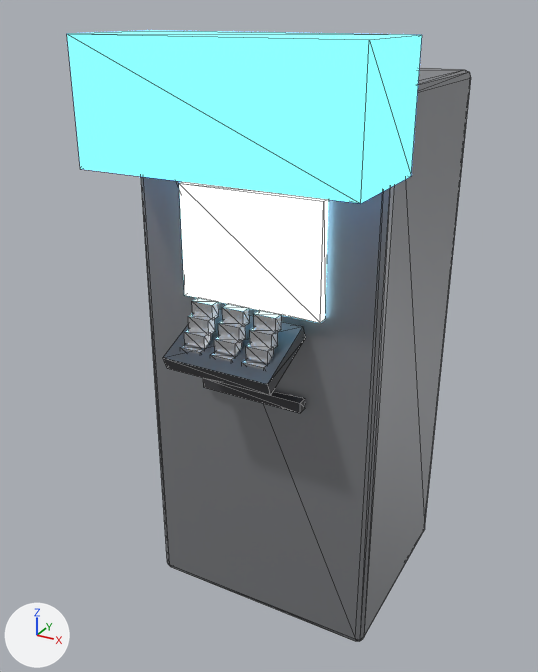
Before and after pictures for a commit that changed the glTF model dead-city/models/props/atm.glb.
Both versions are drawn from a camera (50 mm lens) standing at (0.9, -1.856, 1.701) and looking at (-0.053, -0.124, 0.835). The axes (+X, +Y, +Z) are drawn at lower left. The lights are the same throughout. The first picture is the older version. Mesh edges are drawn as thin lines. Vertices at exactly the same position are counted once.

Script lines for the objects in view, before the commit:
```python
me_cube = bpy.data.meshes.new('Cube')
me_cube.from_pydata(...)  # 184 vertices, 300 faces; spans x -0.36..0.36, y -0.5..0.3, z 0.0..1.65
# faces by material slot: [108, 12, 12, 24, 144]
me_cube.materials.append(mat_mallsteel)  # grey #a0a2a6
me_cube.materials.append(mat_atmtop)  # blue #59b3f3, glowing blue #5ebcff
me_cube.materials.append(mat_atmscreen)  # cyan #aae7ff, glowing cyan #aae7ff
me_cube.materials.append(mat_malldark)  # dark grey #3f3f42
me_cube.materials.append(mat_mallchrome)  # white #e1e2e5
ob_atm = bpy.data.objects.new('atm', me_cube)
ob_atm.location = (0.0, 0.0, 0.0)
```
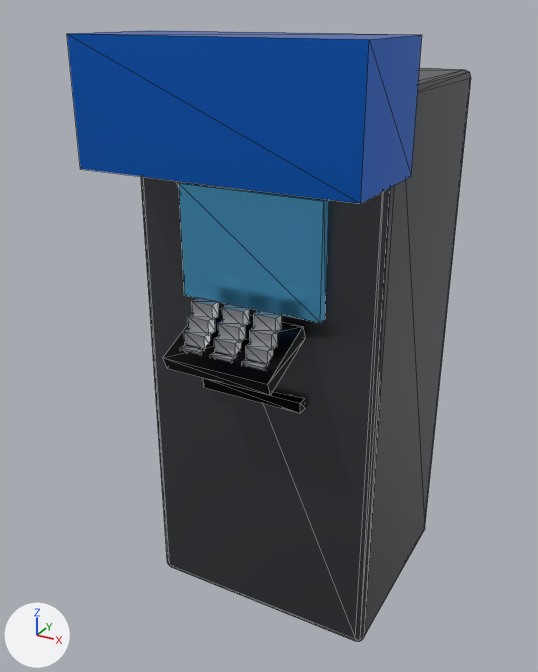
Boxes [x1, y1, x2, y2] around the edits, measured in the pictures (538 x 672 px; the box of a moved part takes in the faces that stretch with it):
'atm', reshaped, recoloured, surface changed (darker)
    both: [67, 30, 471, 642]
part 1 of me_cube, moved or reshaped (mostly hidden afterwards)
    before: [203, 378, 304, 413]
    after: [180, 346, 203, 354]
part 2 of me_cube, moved or reshaped (mostly hidden)
    before: [180, 346, 203, 354]
    after: [210, 353, 234, 362]
part 3 of me_cube, moved or reshaped (mostly hidden)
    before: [210, 353, 234, 362]
    after: [242, 360, 266, 370]
part 4 of me_cube, moved or reshaped (mostly hidden before)
    before: [242, 360, 266, 370]
    after: [184, 329, 211, 348]
part 5 of me_cube, moved or reshaped
    before: [184, 329, 211, 348]
    after: [214, 336, 242, 356]
part 6 of me_cube, moved or reshaped
    before: [214, 336, 242, 356]
    after: [246, 343, 274, 363]
part 7 of me_cube, moved or reshaped
    before: [246, 343, 274, 363]
    after: [188, 314, 215, 334]
part 8 of me_cube, moved or reshaped
    before: [188, 314, 215, 334]
    after: [218, 320, 246, 341]
part 9 of me_cube, moved or reshaped
    before: [218, 320, 246, 341]
    after: [250, 327, 278, 349]
part 10 of me_cube, moved or reshaped
    before: [250, 327, 278, 349]
    after: [192, 297, 219, 320]
part 11 of me_cube, moved or reshaped
    before: [192, 297, 219, 320]
    after: [222, 304, 250, 327]
part 12 of me_cube, moved or reshaped
    before: [222, 304, 250, 327]
    after: [254, 310, 282, 333]
part 13 of me_cube, moved or reshaped
    before: [254, 310, 282, 333]
    after: [203, 378, 304, 413]
part 14 of me_cube, recoloured (darker)
    both: [141, 68, 471, 642]
part 15 of me_cube, recoloured (darker)
    both: [67, 30, 422, 204]
part 16 of me_cube, recoloured (darker)
    both: [179, 182, 328, 323]
part 17 of me_cube, recoloured (darker)
    before: [163, 309, 306, 413]
    after: [163, 309, 306, 395]
part 18 of me_cube, recoloured (darker)
    before: [180, 297, 282, 370]
    after: [184, 297, 304, 413]
part 19 of me_cube, surface changed (darker)
    both: [67, 30, 471, 642]

The change, as a diff of the scene's bpy script:
```diff
--- a/dead-city/models/props/atm.glb.py
+++ b/dead-city/models/props/atm.glb.py
@@ img_palette_atm @@
+img_palette_atm = load_image('Palette_atm', '_unpacked/Palette_atm', 24, 24, 'sRGB')
@@ mat_atm_metal_0_0 @@
+mat_atm_metal_0_0 = principled_material('atm_metal_0.0')
+mat_atm_metal_0_0.texture = img_palette_atm
+mat_atm_metal_0_0.metallic = 0.85
+mat_atm_metal_0_0.roughness = 0.3
@@ me_cube @@
 me_cube.from_pydata(...)  # 184 vertices, 300 faces; spans x -0.36..0.36, y -0.5..0.3, z 0.0..1.65
 # used by ob_atm; location = (0.0, 0.0, 0.0)
+# me_cube part 1: the loose piece of 8 vertices spanning x -0.15..0.15, y -0.32..-0.3, z 0.74..0.76 is scaled about its middle by (0.2, 1, 1.33), then moved by (-0.09, -0.14, 0.15)
+# me_cube part 2: the loose piece of 8 vertices spanning x -0.12..-0.06, y -0.46..-0.44, z 0.88..0.92 is moved by (0.09, 0.0, 0.0)
+# me_cube part 3: the loose piece of 8 vertices spanning x -0.03..0.03, y -0.46..-0.44, z 0.88..0.92 is moved by (0.09, 0.0, 0.0)
+# me_cube part 4: the loose piece of 8 vertices spanning x 0.06..0.12, y -0.46..-0.44, z 0.88..0.92 is moved by (-0.18, 0.02, 0.04)
+# me_cube part 5: the loose piece of 8 vertices spanning x -0.12..-0.06, y -0.44..-0.42, z 0.92..0.95 is moved by (0.09, 0.0, 0.0)
+# me_cube part 6: the loose piece of 8 vertices spanning x -0.03..0.03, y -0.44..-0.42, z 0.92..0.95 is moved by (0.09, 0.0, 0.0)
+# me_cube part 7: the loose piece of 8 vertices spanning x 0.06..0.12, y -0.44..-0.42, z 0.92..0.95 is moved by (-0.18, 0.02, 0.04)
+# me_cube part 8: the loose piece of 8 vertices spanning x -0.12..-0.06, y -0.42..-0.4, z 0.95..0.99 is moved by (0.09, 0.0, 0.0)
+# me_cube part 9: the loose piece of 8 vertices spanning x -0.03..0.03, y -0.42..-0.4, z 0.95..0.99 is moved by (0.09, 0.0, 0.0)
+# me_cube part 10: the loose piece of 8 vertices spanning x 0.06..0.12, y -0.42..-0.4, z 0.95..0.99 is moved by (-0.18, 0.02, 0.03)
+# me_cube part 11: the loose piece of 8 vertices spanning x -0.12..-0.06, y -0.4..-0.38, z 0.99..1.02 is moved by (0.09, 0.0, 0.0)
+# me_cube part 12: the loose piece of 8 vertices spanning x -0.03..0.03, y -0.4..-0.38, z 0.99..1.02 is moved by (0.09, 0.0, 0.0)
+# me_cube part 13: the loose piece of 8 vertices spanning x 0.06..0.12, y -0.4..-0.38, z 0.99..1.02 is scaled about its middle by (5, 1, 0.75), then moved by (-0.09, 0.08, -0.25)
+# me_cube part 14: all 108 faces that had it switch from mat_mallsteel (grey #a0a2a6) to mat_atm_metal_0_0 (picture img_palette_atm)
+# me_cube part 15: all 12 faces that had it switch from mat_atmtop (blue #59b3f3, glowing blue #5ebcff) to mat_atm_metal_0_0 (picture img_palette_atm)
+# me_cube part 16: all 12 faces that had it switch from mat_atmscreen (cyan #aae7ff, glowing cyan #aae7ff) to mat_atm_metal_0_0 (picture img_palette_atm)
+# me_cube part 17: all 24 faces that had it switch from mat_malldark (dark grey #3f3f42) to mat_atm_metal_0_0 (picture img_palette_atm)
+# me_cube part 18: all 144 faces that had it switch from mat_mallchrome (white #e1e2e5) to mat_atm_metal_0_0 (picture img_palette_atm)
+# me_cube part 19: texture (UV) coordinates of 300 of 300 faces, centred in x -0.36..0.36, y -0.5..0.3, z 0.0..1.65, changed; they spanned u 0.12..0.88, v 0.0..1.0 and now span u 0.17..0.83, v 0.17..0.5
```
